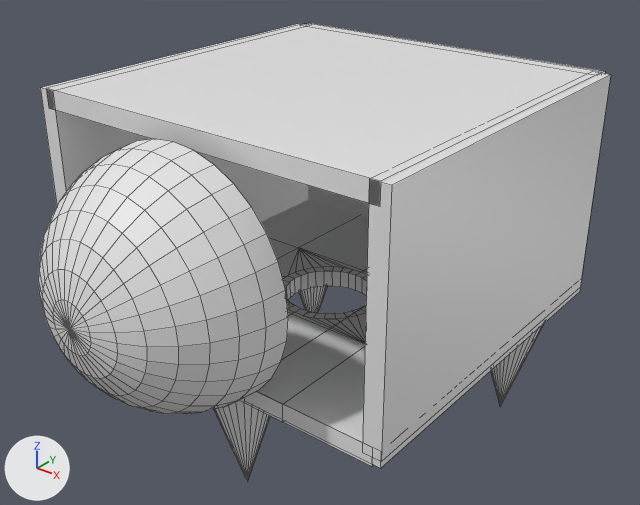
Before and after pictures for a commit that changed the Blender file Assets/GameObjects/Tools/SpaceShip/SpaceShip.blend.
One viewpoint serves both versions: a camera (50 mm lens) standing at (10.86, -13.99, 13.06) and looking at (0.25, -0.73, 4.84). The lights are fixed; the arrows at lower left show +X, +Y and +Z. Mesh edges are drawn as thin lines.

The first picture shows 'CrockPot', 'LegBottomLeft', 'LegBottomRight', 'LegForward', 'WallBack', 'WallBottom', 'WallBottomHiddenColliderLeft', 'WallLeft', 'WallRight', 'WallTop'.
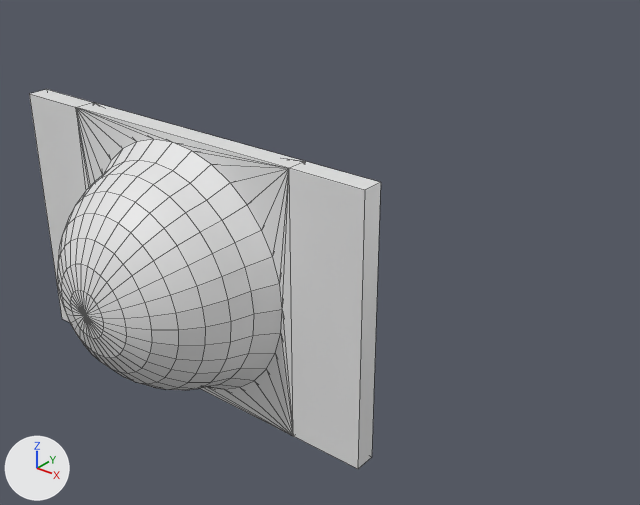
Location of each change, (x1, y1, x2, y2) in pixels of the pictures (640 x 505 px):
'CrockPot', reshaped, moved, rescaled (41% wider, 38% taller): before (38, 139, 288, 414); after (29, 89, 381, 469)
'WallLeft', hidden: before (363, 73, 611, 462)
'WallTop', hidden: before (46, 24, 602, 205)
'WallBottom', hidden: before (240, 200, 373, 466)
'WallRight', hidden: before (40, 23, 308, 222)
'LegForward', hidden: before (213, 400, 270, 481)
'WallBack', hidden: before (308, 23, 605, 218)
'LegBottomLeft', hidden: before (490, 325, 543, 406)
'WallBottomHiddenColliderLeft', hidden: before (372, 278, 582, 468)
'LegBottomRight', hidden: before (298, 286, 327, 313)
part 1 of me_sphere, built on: before (116, 139, 288, 400); after (29, 89, 381, 469)

Patch to the scene script:
```diff
--- a/Assets/GameObjects/Tools/SpaceShip/SpaceShip.blend.py
+++ b/Assets/GameObjects/Tools/SpaceShip/SpaceShip.blend.py
@@ me_sphere @@
 # used by ob_crockpot; location = (0.0, -4.37, 5.71); rotation_euler = (4.712, 0.0, 0.0), in degrees (270, 0, 0); scale = (2.5, 2.5, 2.5)
-me_sphere.from_pydata(...)  # 257 vertices, 256 faces; spans x -1.0..1.0, y -1.0..1.0, z -1.0..0.0
+me_sphere.from_pydata(...)  # 273 vertices, 340 faces; spans x -1.84..1.84, y -1.16..1.14, z -1.0..0.17
+# me_sphere part 1
+# 4 vertices are removed from x -1.0..1.0, y -1.0..1.0, z 0.0
+# 8 faces are deleted
+# 28 vertices move from x -0.98..0.98, y -0.98..0.98, z 0.0 to x -1.08..1.08, y -1.08..1.08, z -0.01
+# 12 vertices are added at x -1.84..1.84, y -1.16..1.1, z -0.01..0.17
+# 8 new vertices lie (0.0, 2.3, 0.0) away from vertices in x -1.84..1.84, y -1.16, z -0.01..0.17
+# 76 new faces join them, mat_glass (white #e7e7e7)
+# 16 new faces join them, mat_material_003 (white #e7e7e7)
 me_sphere.materials.append(mat_glass)
+me_sphere.materials.append(mat_material_003)  # white #e7e7e7
@@ ob_wallleft @@
 ob_wallleft.scale = (0.2, 4.0, 2.5)
+ob_wallleft.hide_set(True)
@@ ob_wallback @@
 ob_wallback.scale = (0.2, 4.0, 2.5)
+ob_wallback.hide_set(True)
@@ ob_walltop @@
 ob_walltop.scale = (4.0, 4.0, 0.2)
+ob_walltop.hide_set(True)
@@ ob_wallright @@
 ob_wallright.scale = (0.2, 4.0, 2.5)
+ob_wallright.hide_set(True)
@@ ob_crockpot @@
 ob_crockpot = bpy.data.objects.new('CrockPot', me_sphere)
-ob_crockpot.location = (0.0, -4.37, 5.71)
+ob_crockpot.location = (0.0, -4.37, 5.82)
 ob_crockpot.rotation_euler = (4.712, 0.0, 0.0)  # degrees (270, 0, 0)
-ob_crockpot.scale = (2.5, 2.5, 2.5)
+ob_crockpot.scale = (2.17, 2.17, 2.17)
@@ ob_legbottomleft @@
 ob_legbottomleft.scale = (1.0, 1.0, 1.62)
+ob_legbottomleft.hide_set(True)
@@ ob_legbottomright @@
 ob_legbottomright.scale = (1.0, 1.0, 1.62)
+ob_legbottomright.hide_set(True)
@@ ob_legforward @@
 ob_legforward.scale = (1.0, 1.0, 1.62)
+ob_legforward.hide_set(True)
@@ ob_wallbottom @@
 ob_wallbottom.scale = (-1.23, -1.23, -1.23)
+ob_wallbottom.hide_set(True)
@@ ob_wallbottomhiddencolliderleft @@
 ob_wallbottomhiddencolliderleft.scale = (1.58, 4.05, 0.939)
+ob_wallbottomhiddencolliderleft.hide_set(True)
```
